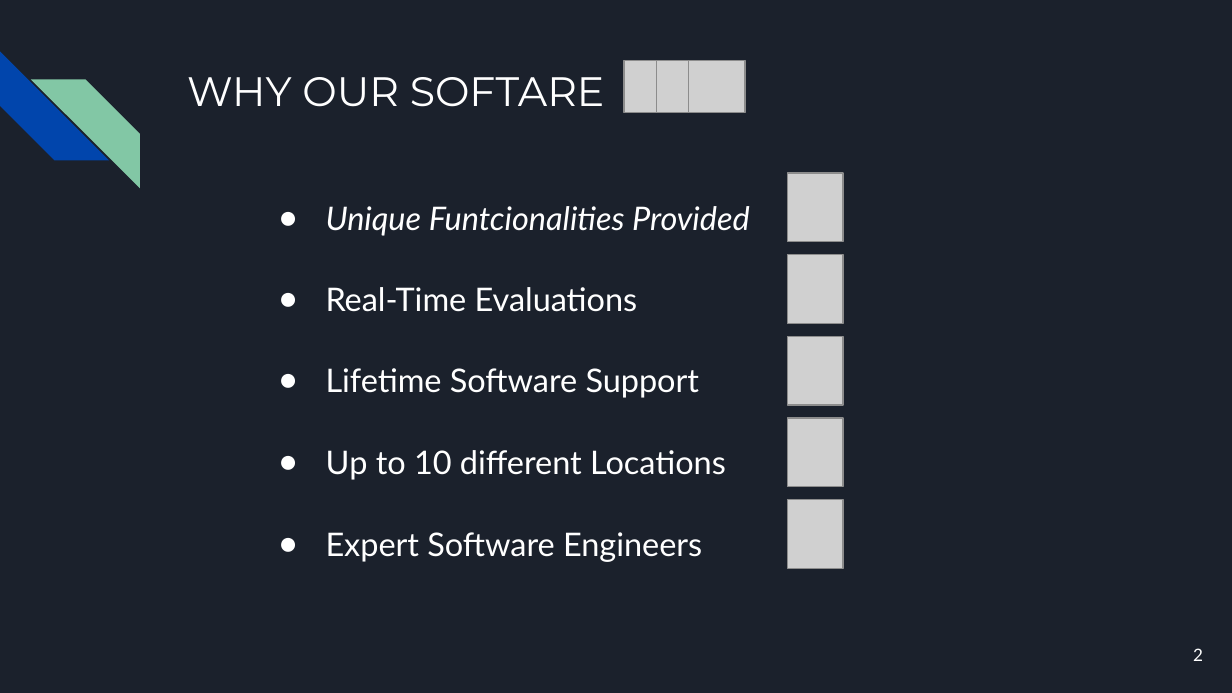
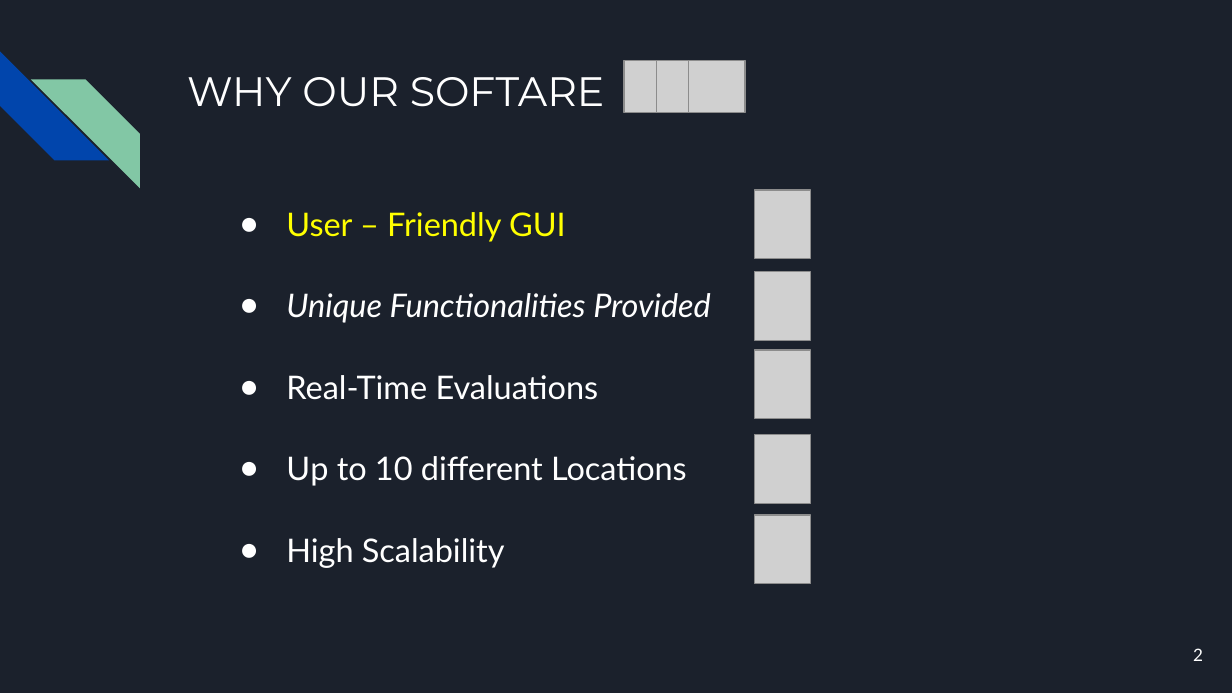
Before and after one commit to GianC0/IST-SOE, a slide deck: slide 2 of presentation.pptx. Drawn at 1232x693 pixels with LibreOffice and Linux fonts; fonts in the diff are those of the drawing; grey boxes stand for pictures. Boxes give left, top, right and bottom in pixels: in the first picture for what was removed or moved away, otherwise in the second. Text is boxed around its words. In the diff, an @@ line names an element or a change of style, - is before the commit and + after.

```diff
--- a/presentation.pptx
+++ b/presentation.pptx
@@ text "User – Friendly GUI": place and size @@
-text "User – Friendly GUI" at (326,206,750,562)
+text "User – Friendly GUI" at (286,212,711,568)
@@ picture: place and size @@
-picture at (787,172,843,241)
+picture at (755,190,811,259)
@@ text at (286,212,711,323): text changed @@
-● Unique Funtcionalities Provided
+● User – Friendly GUI
+● Unique Functionalities Provided
@@ text at (326,368,699,398): paragraph removed @@
-● Lifetime Software Support
@@ text at (286,538,505,568): text changed @@
-● Expert Software Engineers
+● High Scalability
@@ 4 pictures: place and size @@
-4 pictures at (787,255,843,569)
+4 pictures at (755,271,811,584)
```
Also in this commit, not shown: 6 other slides changed, 1 slide added, 1 slide removed.
